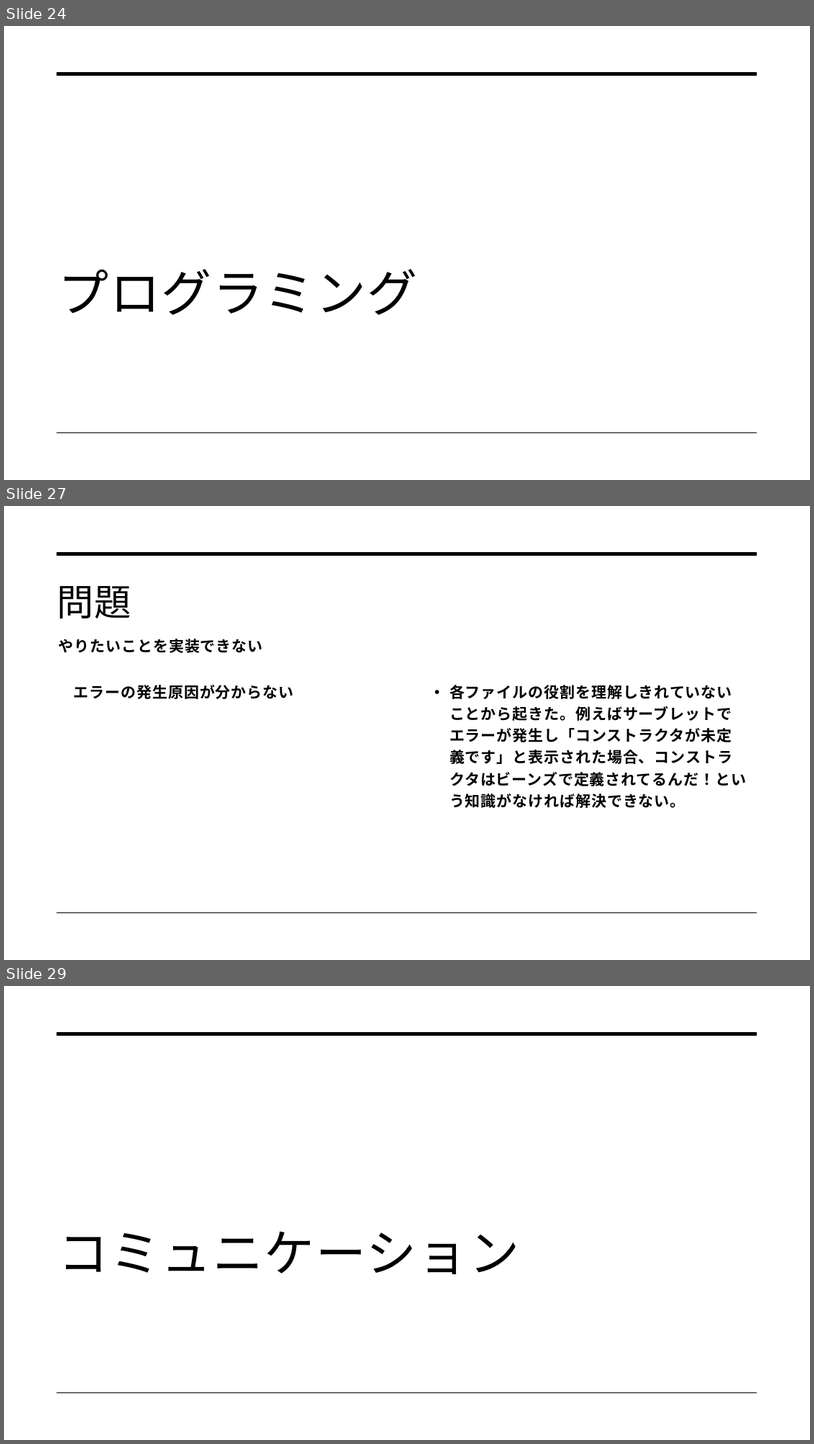
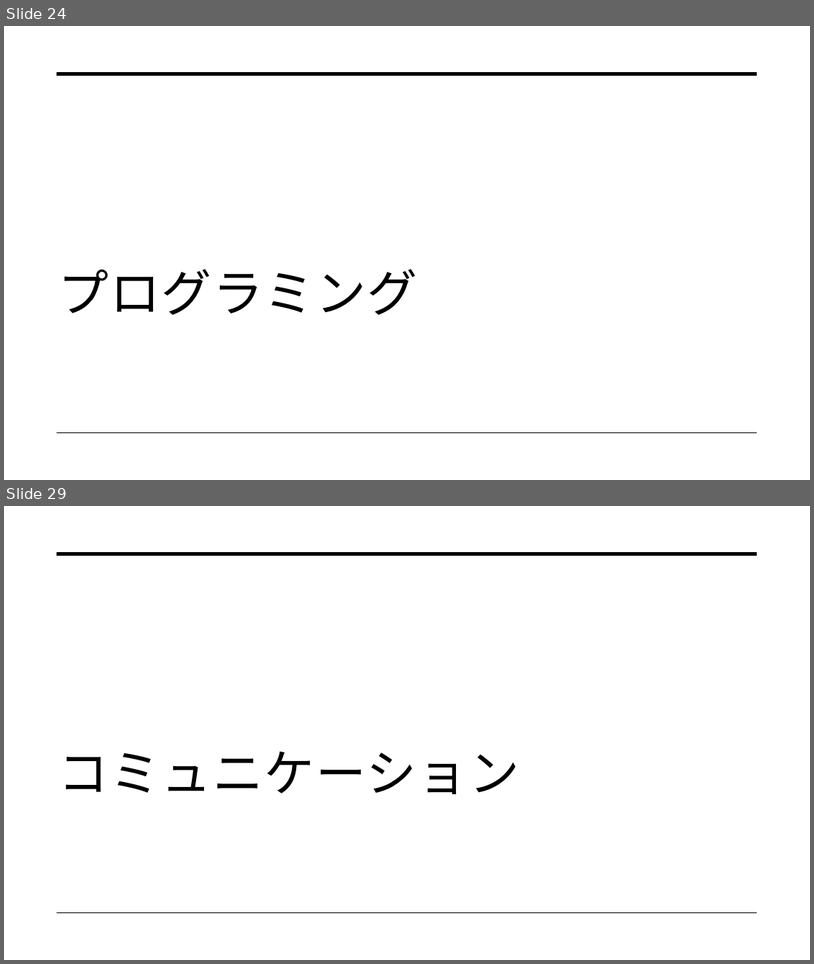
Before and after one commit to dojo2022/C-3, a slide deck: C-3_配布資料/0630_C3_発表資料.pptx. Shown one above the other, each under a label of ours: slides 24, 27 and 29 before the commit, slides 24 and 29 after it; the slides between them are not shown. The pictures are 814x1444 and 814x964 pixels, drawn with LibreOffice and Linux fonts; fonts in the diff are those of the drawing. Boxes give left, top, right and bottom in pixels: in the first picture for what was removed or moved away, otherwise in the second. Text is boxed around its words. In the diff, an @@ line names an element or a change of style, - is before the commit and + after.

```diff
--- a/C-3_配布資料/0630_C3_発表資料.pptx
+++ b/C-3_配布資料/0630_C3_発表資料.pptx
@@ slide 27 removed at bbox=[4, 506, 810, 960], background #FFFFFF; not listed: 2 template elements that a slide beside it also shows @@
@@ title removed at bbox=[57, 586, 131, 618] @@
-問題
@@ text removed at bbox=[59, 638, 263, 653] @@
-やりたいことを実装できない
@@ text removed at bbox=[74, 685, 294, 699] @@
-エラーの発生原因が分からない
@@ text removed at bbox=[450, 685, 746, 808] @@
-• 各ファイルの役割を理解しきれていないことから起きた。例えばサーブレットでエラーが発生し「コンストラクタが未定義です」と表示された場合、コンストラクタはビーンズで定義されてるんだ！という知識がなければ解決できない。
```
Also in this commit, not shown: 2 slides changed, 8 slides added, 1 other slide removed.
